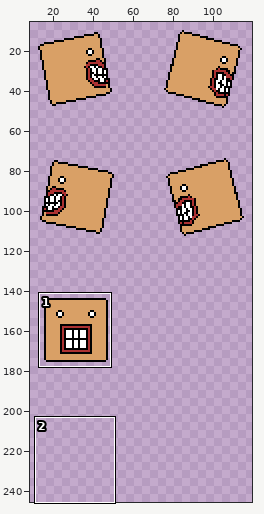
Sprite sheet, stored at android/assets/images/player.png. Above: a wide view before the commit, with the close-up outlined.
Close-up. As it was:
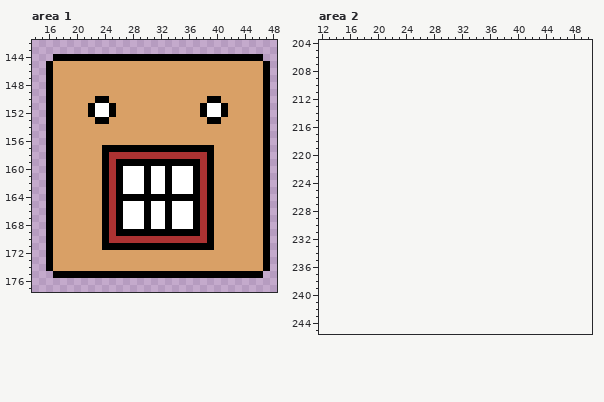
The file is 128x192 pixels. Shown: area 1: x 14..48, y 142..177; area 2: x 12..50, y 204..245. The old version is drawn lined up with the new one, on the new canvas. The wide view leaves out empty margins.
And afterwards:
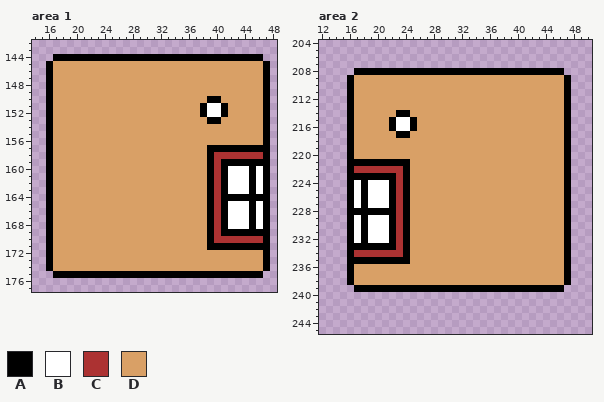
Palette (. is transparent): A #000000  B #ffffff  C #ac3232  D #d9a066
The author wrote: add new idle animations based on facing direction
The edit:
canvas 128x192 -> 128x256
Area 1:
y 150: x 23..24 AA -> DD
y 151..152: x 22..25 ABBA -> DDDD
y 153: x 23..24 AA -> DD
y 157: x 24..38 AAAAAAAAAAAAAAA -> DDDDDDDDDDDDDDD; x 40..46 DDDDDDD -> AAAAAAA
y 158: x 24..38 ACCCCCCCCCCCCCC -> DDDDDDDDDDDDDDD; x 40..46 DDDDDDD -> CCCCCCC
y 159: x 24..38 ACAAAAAAAAAAAAC -> DDDDDDDDDDDDDDD; x 40..46 DDDDDDD -> CAAAAAA
y 160..163: x 24..38 ACABBBABBABBBAC -> DDDDDDDDDDDDDDD; x 40..46 DDDDDDD -> CABBBAB
y 164: x 24..38 ACAAAAAAAAAAAAC -> DDDDDDDDDDDDDDD; x 40..46 DDDDDDD -> CAAAAAA
y 165..168: x 24..38 ACABBBABBABBBAC -> DDDDDDDDDDDDDDD; x 40..46 DDDDDDD -> CABBBAB
y 169: x 24..38 ACAAAAAAAAAAAAC -> DDDDDDDDDDDDDDD; x 40..46 DDDDDDD -> CAAAAAA
y 170: x 24..38 ACCCCCCCCCCCCCC -> DDDDDDDDDDDDDDD; x 40..46 DDDDDDD -> CCCCCCC
y 171: x 24..38 AAAAAAAAAAAAAAA -> DDDDDDDDDDDDDDD; x 40..46 DDDDDDD -> AAAAAAA
Area 2:
y 208: x 17..46 .............................. -> AAAAAAAAAAAAAAAAAAAAAAAAAAAAAA
y 209..213: x 16..47 ................................ -> ADDDDDDDDDDDDDDDDDDDDDDDDDDDDDDA
y 214: x 16..47 ................................ -> ADDDDDDAADDDDDDDDDDDDDDDDDDDDDDA
y 215..216: x 16..47 ................................ -> ADDDDDABBADDDDDDDDDDDDDDDDDDDDDA
y 217: x 16..47 ................................ -> ADDDDDDAADDDDDDDDDDDDDDDDDDDDDDA
y 218..220: x 16..47 ................................ -> ADDDDDDDDDDDDDDDDDDDDDDDDDDDDDDA
y 221: x 16..47 ................................ -> AAAAAAAAADDDDDDDDDDDDDDDDDDDDDDA
y 222: x 16..47 ................................ -> ACCCCCCCADDDDDDDDDDDDDDDDDDDDDDA
y 223: x 16..47 ................................ -> AAAAAAACADDDDDDDDDDDDDDDDDDDDDDA
y 224..227: x 16..47 ................................ -> ABABBBACADDDDDDDDDDDDDDDDDDDDDDA
y 228: x 16..47 ................................ -> AAAAAAACADDDDDDDDDDDDDDDDDDDDDDA
y 229..232: x 16..47 ................................ -> ABABBBACADDDDDDDDDDDDDDDDDDDDDDA
y 233: x 16..47 ................................ -> AAAAAAACADDDDDDDDDDDDDDDDDDDDDDA
y 234: x 16..47 ................................ -> ACCCCCCCADDDDDDDDDDDDDDDDDDDDDDA
y 235: x 16..47 ................................ -> AAAAAAAAADDDDDDDDDDDDDDDDDDDDDDA
y 236..238: x 16..47 ................................ -> ADDDDDDDDDDDDDDDDDDDDDDDDDDDDDDA
y 239: x 17..46 .............................. -> AAAAAAAAAAAAAAAAAAAAAAAAAAAAAA
